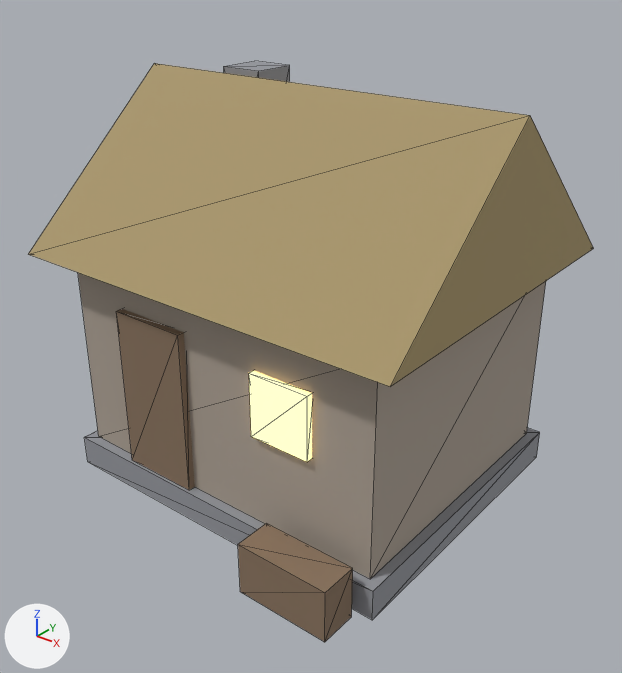
An edit to the glTF model web/assets/meshes/cottage_thatch.glb, drawn before and after from the same camera.
Rendered twice from a 50 mm lens placed at (4.7, -5.92, 5.08), pointed at (0.18, -0.26, 1.58). Lighting does not change. The marker at lower left points along +X, +Y and +Z. The first picture is the older version. Mesh edges are drawn as thin lines. Vertices at exactly the same position are counted once.

Before the edit, the objects in view are built like this:
```python
me_cottage_thatch = bpy.data.meshes.new('cottage_thatch')
me_cottage_thatch.from_pydata(...)  # 54 vertices, 80 faces; spans x -2.0..2.0, y -1.92..1.7, z 0.0..3.8
# faces by material slot: [24, 12, 8, 24, 12]
me_cottage_thatch.materials.append(mat_mat_stone)  # grey #95979e
me_cottage_thatch.materials.append(mat_mat_wall_a)  # grey #ada295
me_cottage_thatch.materials.append(mat_mat_thatch)  # brown #aa976c
me_cottage_thatch.materials.append(mat_mat_wood)  # brown #89735d
me_cottage_thatch.materials.append(mat_mat_glow)  # beige #f9da95, glowing beige #ffdf98
ob_cottage_thatch = bpy.data.objects.new('cottage_thatch', me_cottage_thatch)
ob_cottage_thatch.location = (0.0, 0.0, 0.0)
```
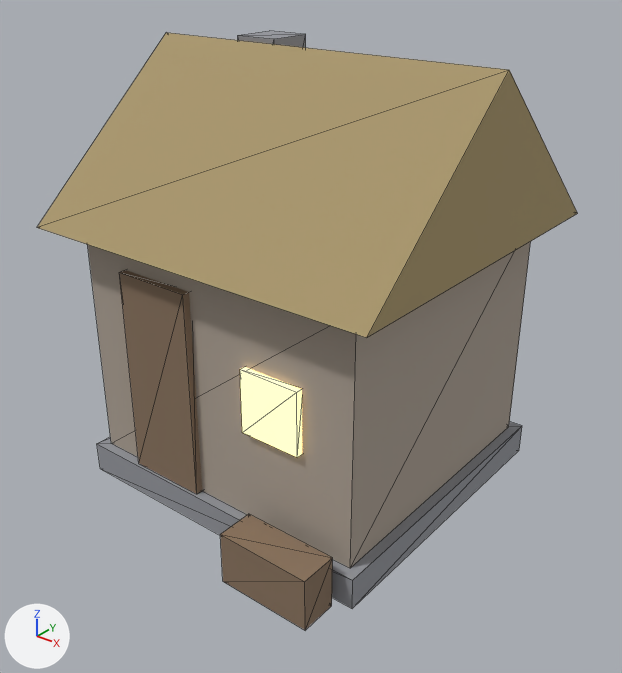
The change in detail:
me_cottage_thatch is used by ob_cottage_thatch; location (0.0, 0.0, 0.0).
me_cottage_thatch had 54 vertices, 80 faces and spanned x -2.0..2.0, y -1.92..1.7, z 0.0..3.8.
me_cottage_thatch now has 54 vertices, 80 faces and spans x -1.8..1.8, y -1.92..1.7, z 0.0..4.1.
me_cottage_thatch part 1: the loose piece of 8 vertices spanning x -1.8..1.8, y -1.5..1.5, z 0.0..0.3 is scaled about its middle by (0.889, 1, 1).
me_cottage_thatch part 2: the loose piece of 8 vertices spanning x -1.33..-0.88, y 0.28..0.73, z 2.3..3.8 is moved by (0.2, 0.0, 0.3).
me_cottage_thatch part 3: the loose piece of 8 vertices spanning x -1.7..1.7, y -1.4..1.4, z 0.3..2.3 is scaled about its middle by (0.882, 1, 1.15), then moved by (0.0, 0.0, 0.15).
me_cottage_thatch part 4: the loose piece of 6 vertices spanning x -2.0..2.0, y -1.7..1.7, z 2.3..3.8 is scaled about its middle by (0.9, 1, 1), then moved by (0.0, 0.0, 0.3).
me_cottage_thatch part 5: the loose piece of 8 vertices spanning x -1.1..-0.3, y -1.47..-1.37, z 0.3..1.9 is scaled about its middle by (1, 1, 1.25), then moved by (0.1, 0.0, 0.2).
me_cottage_thatch part 6: the loose piece of 8 vertices spanning x 0.75..1.65, y -1.92..-1.58, z 0.0..0.5 is moved by (-0.2, 0.0, 0.0).
me_cottage_thatch part 7: the loose piece of 8 vertices spanning x 0.5..1.1, y -1.46..-1.38, z 1.2..1.8 is moved by (-0.1, 0.0, 0.0).

What differs and where, as boxes (x1, y1, x2, y2) in the pictures (622 x 673 px; the box of a moved part takes in the faces that stretch with it):
'cottage_thatch', reshaped
    before: (29, 61, 594, 642)
    after: (37, 31, 578, 630)
part 1 of me_cottage_thatch, moved or reshaped
    before: (85, 428, 540, 620)
    after: (97, 422, 522, 608)
part 2 of me_cottage_thatch, moved or reshaped
    before: (224, 61, 290, 82)
    after: (238, 31, 306, 48)
part 3 of me_cottage_thatch, moved or reshaped
    before: (78, 273, 546, 579)
    after: (88, 241, 531, 568)
part 4 of me_cottage_thatch, moved or reshaped
    before: (29, 63, 594, 387)
    after: (37, 33, 578, 338)
part 5 of me_cottage_thatch, moved or reshaped
    before: (116, 309, 195, 490)
    after: (119, 270, 202, 494)
part 6 of me_cottage_thatch, moved or reshaped
    before: (238, 523, 353, 642)
    after: (220, 514, 333, 630)
part 7 of me_cottage_thatch, moved or reshaped
    before: (249, 370, 312, 462)
    after: (240, 367, 302, 458)
